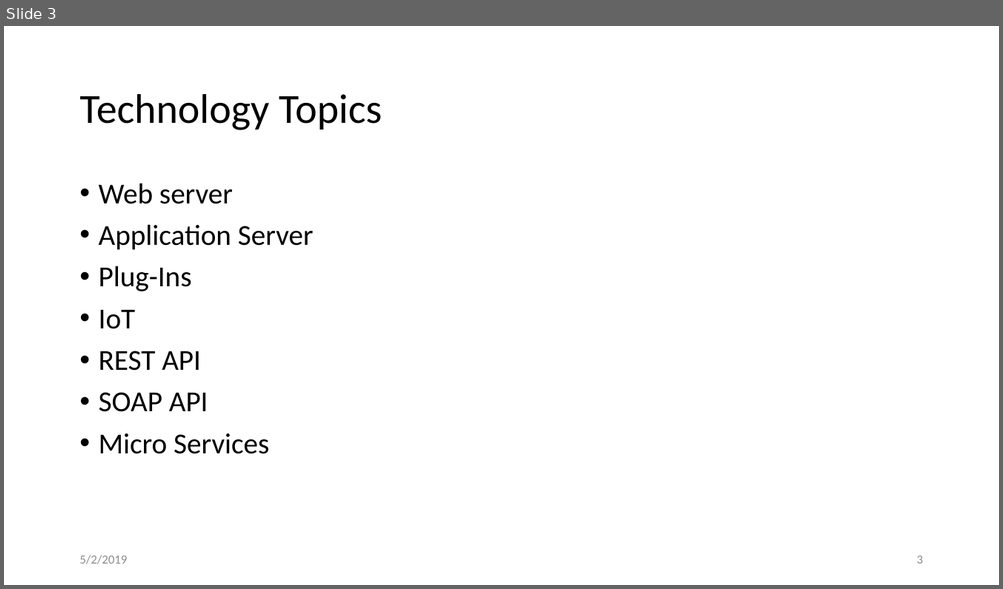
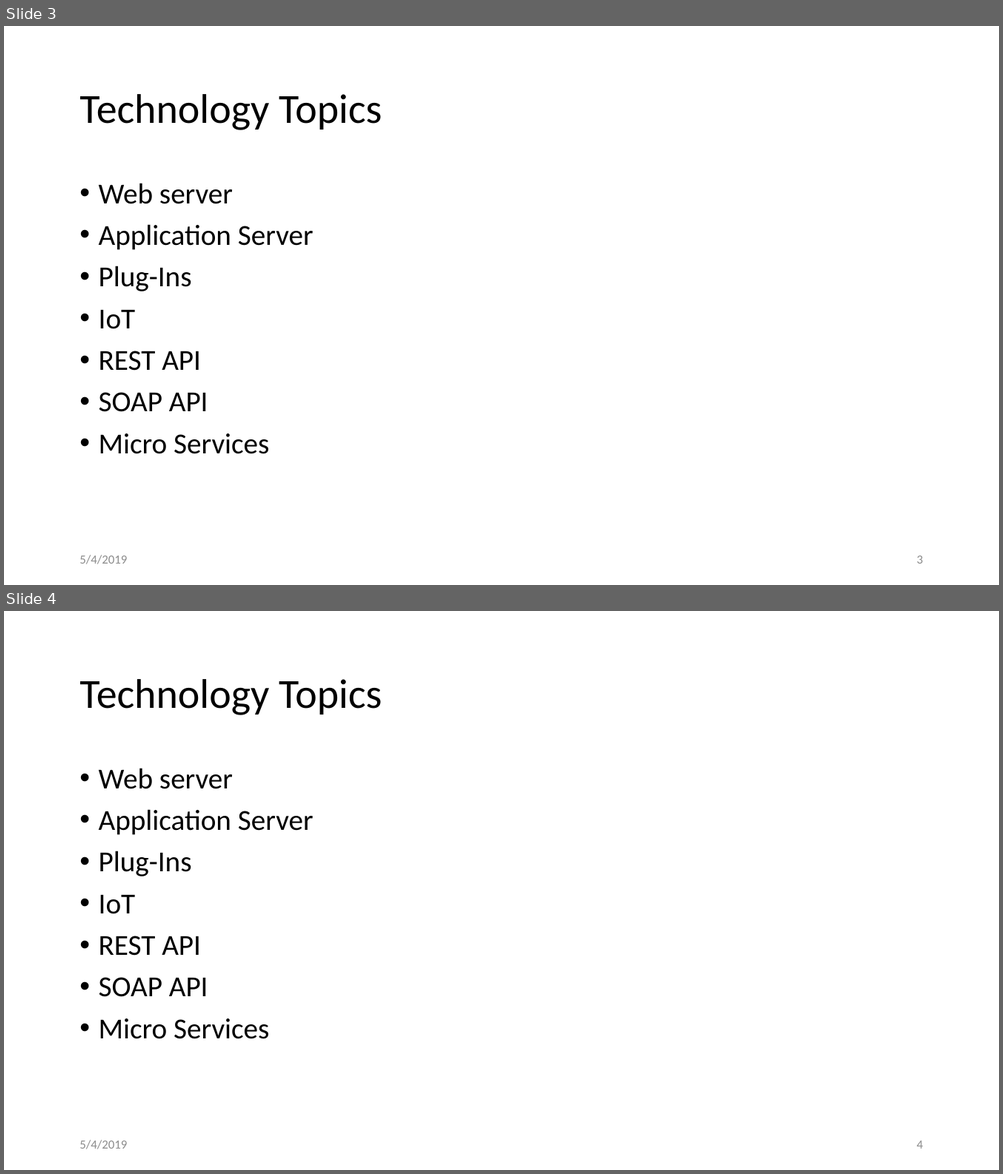
Before and after one commit to tvkatgit/latest, a slide deck: Technology.pptx. Shown one above the other, each under a label of ours: slide 3 before the commit, slides 3 and 4 after it. The pictures are 1003x589 and 1003x1174 pixels, drawn with LibreOffice and Linux fonts; fonts in the diff are those of the drawing; background and template pictures are left out. Boxes give left, top, right and bottom in pixels: in the first picture for what was removed or moved away, otherwise in the second. Text is boxed around its words. In the diff, an @@ line names an element or a change of style, - is before the commit and + after.

```diff
--- a/Technology.pptx
+++ b/Technology.pptx
@@ slide 4 added at [4,611,999,1170], background picture (left out) @@
@@ title added at [79,679,381,715], 40 pt, text #000000 @@
+Technology Topics
@@ text added at [99,768,313,1039], 28 pt, text #000000 @@
+• Web server
+• Application Server
+• Plug-Ins
+• IoT
+• REST API
+• SOAP API
+• Micro Services
@@ text added at [79,1140,127,1150], 12 pt, text #8C8C8C @@
+5/4/2019
@@ page number added at [916,1141,922,1149], 12 pt, text #8C8C8C @@
+4
@@ slide 3 changed as well @@
@@ text at [79,555,127,565]: text changed @@
-5/2/2019
+5/4/2019
```
Also in this commit, not shown: 35 other slides changed, 1 other slide added.
